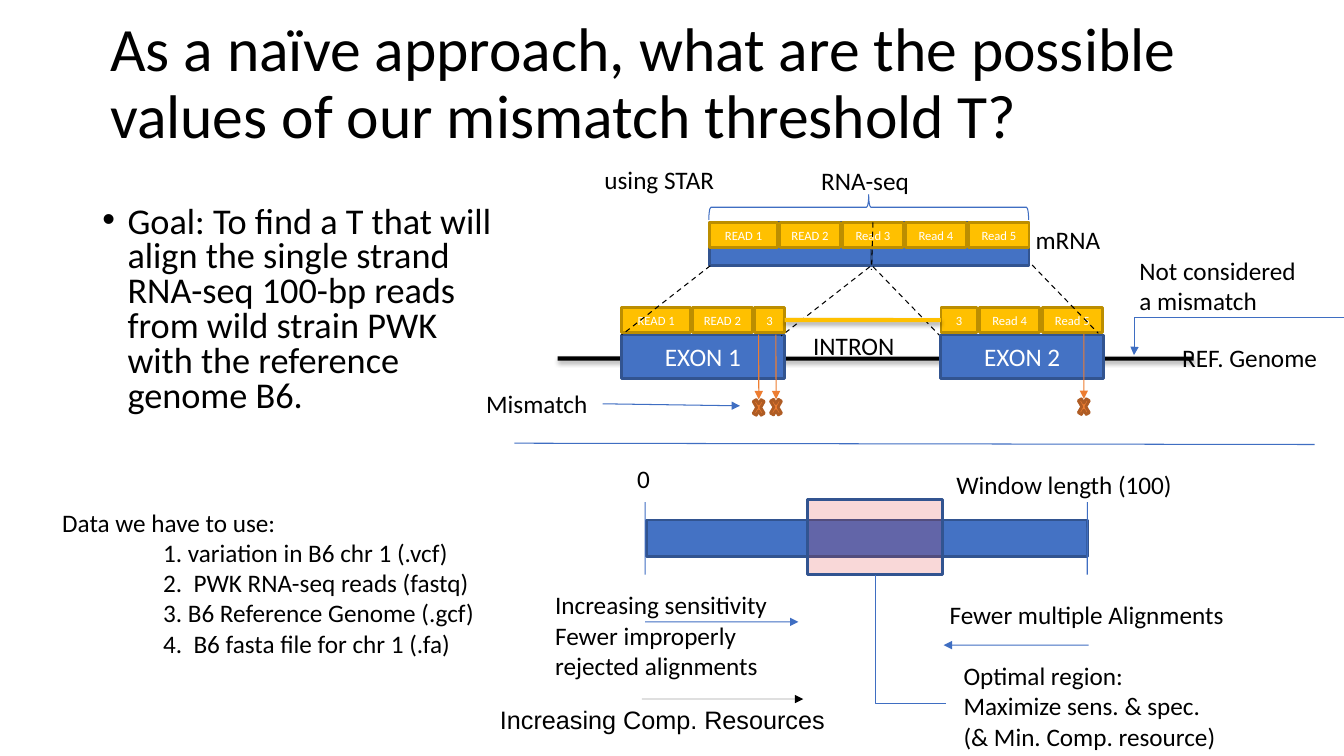
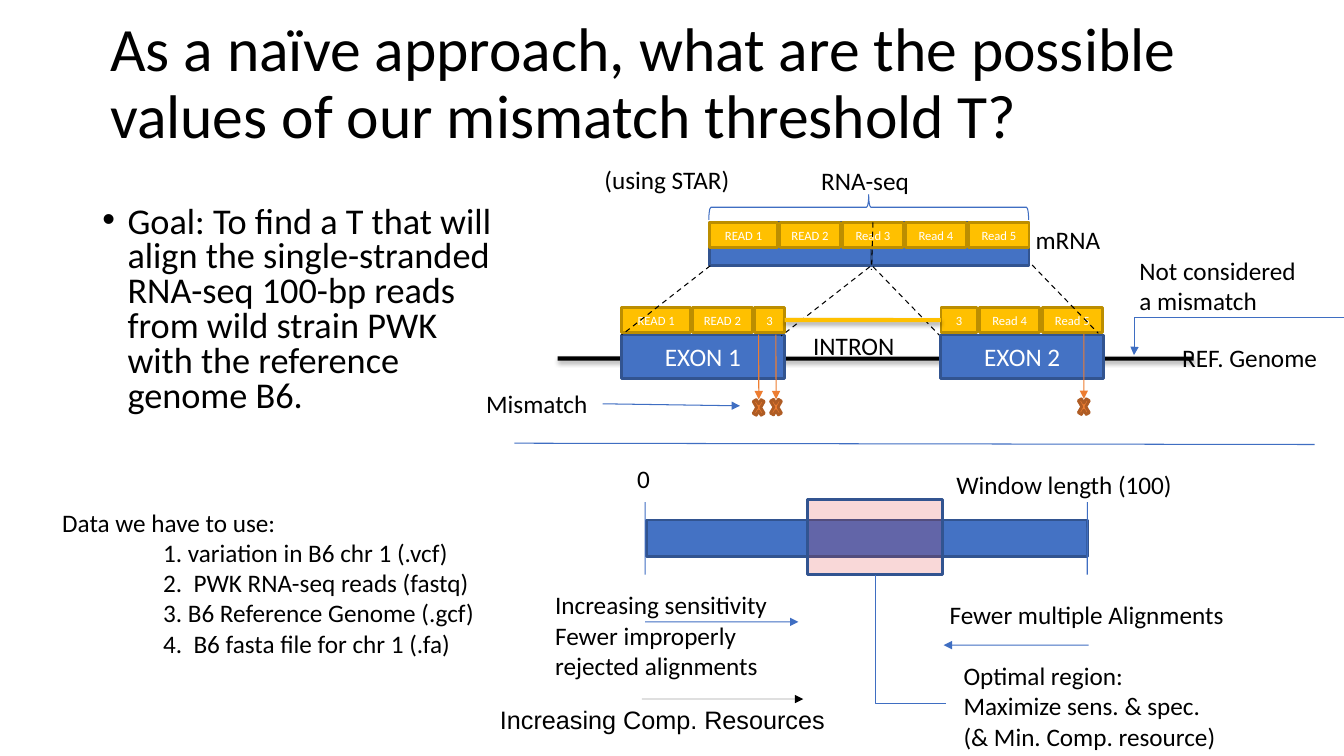
Before and after one commit to nathanieljevans/BMI650, a slide deck: slide 2 of FINAL_PROJECT/Algorithms_Final_Project.pptx. Drawn at 1344x756 pixels with LibreOffice and Linux fonts; fonts in the diff are those of the drawing. Boxes give left, top, right and bottom in pixels: in the first picture for what was removed or moved away, otherwise in the second. Text is boxed around its words. In the diff, an @@ line names an element or a change of style, - is before the commit and + after.

```diff
--- a/FINAL_PROJECT/Algorithms_Final_Project.pptx
+++ b/FINAL_PROJECT/Algorithms_Final_Project.pptx
@@ text at (604, 170, 730, 194): text changed @@
-using STAR
+(using STAR)
@@ text at (128, 208, 491, 415): text changed @@
-• Goal: To find a T that will align the single strand RNA-seq 100-bp reads from wild strain PWK with the reference genome B6.
+• Goal: To find a T that will align the single-stranded RNA-seq 100-bp reads from wild strain PWK with the reference genome B6.
```
Also in this commit, not shown: 3 other slides changed, 1 other file.
